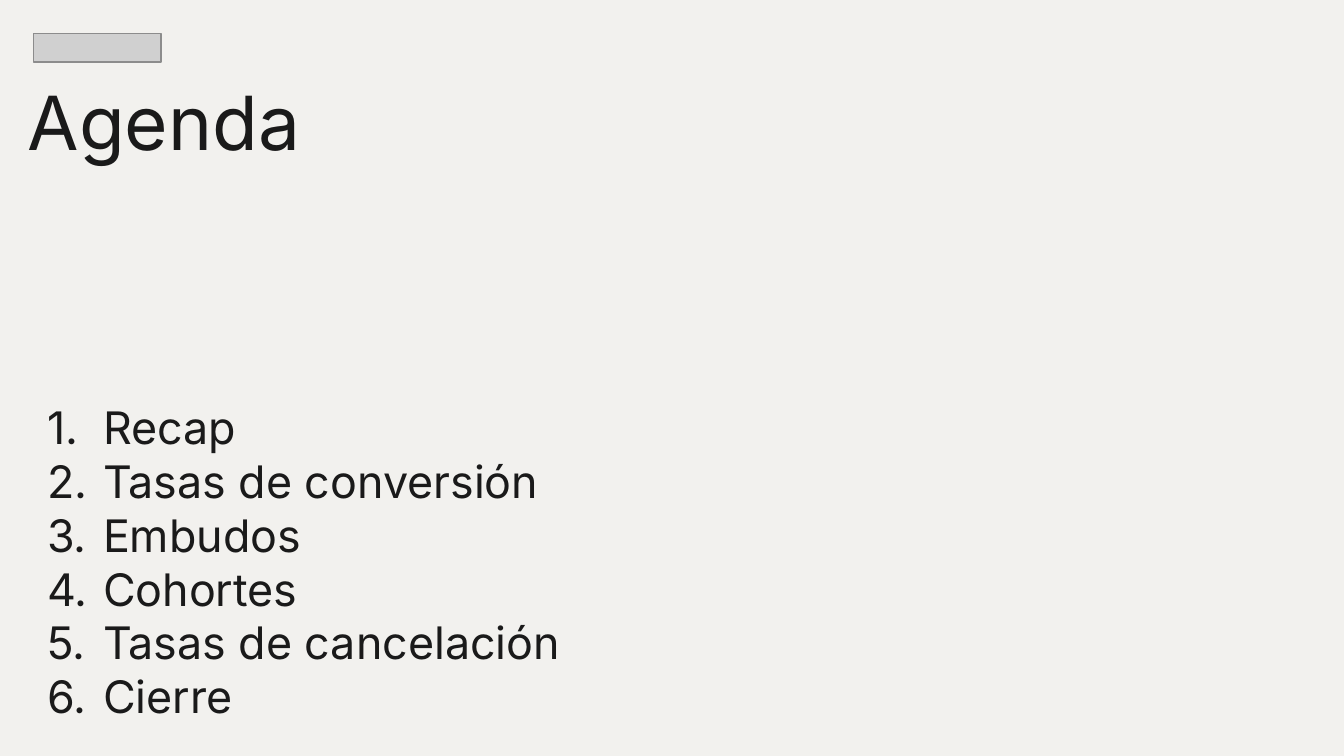
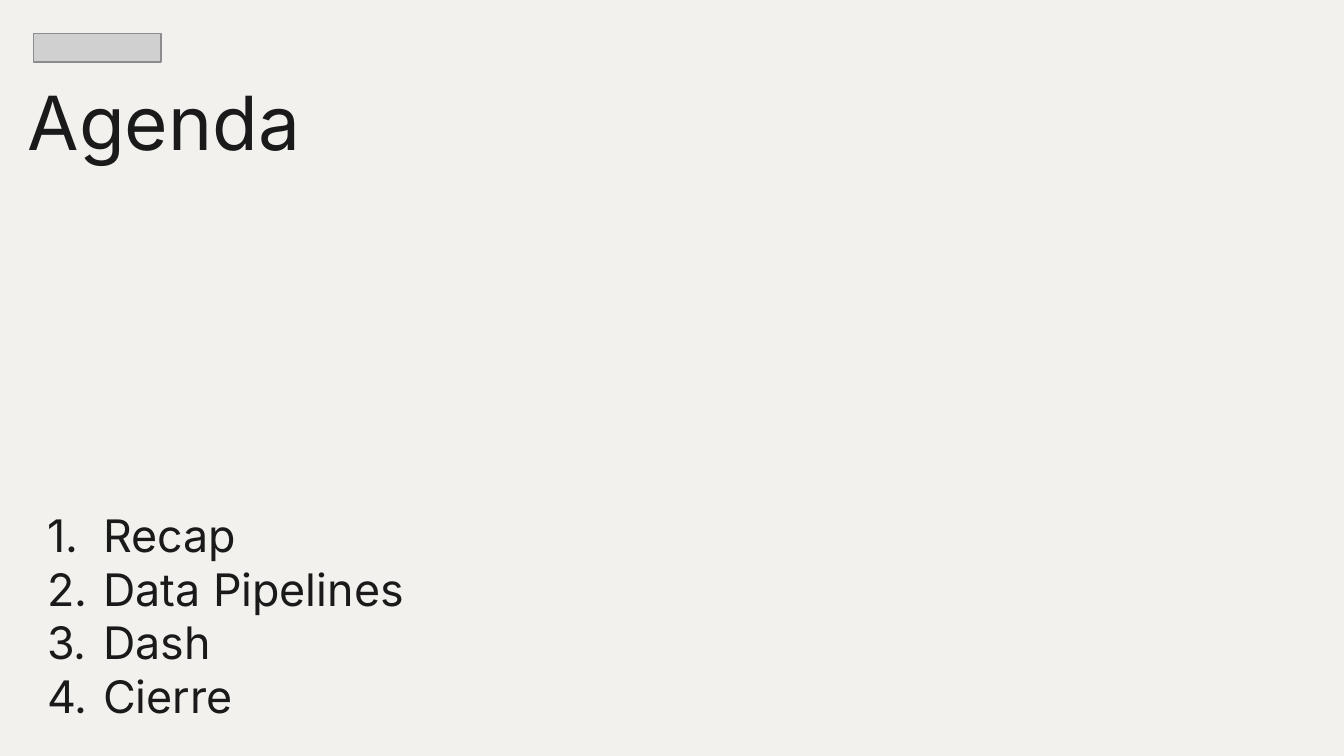
Before and after one commit to ljpiere/data_python_classes, a slide deck: slide 2 of DA/Webinar 25 - Sprint 12 - AutomaM1M2/Webinar_25.pptx. Drawn at 1344x756 pixels with LibreOffice and Linux fonts; fonts in the diff are those of the drawing; grey boxes stand for pictures. Boxes give left, top, right and bottom in pixels: in the first picture for what was removed or moved away, otherwise in the second. Text is boxed around its words. In the diff, an @@ line names an element or a change of style, - is before the commit and + after.

Commit message:
PPT SP 12

```diff
--- a/DA/Webinar 25 - Sprint 12 - AutomaM1M2/Webinar_25.pptx
+++ b/DA/Webinar 25 - Sprint 12 - AutomaM1M2/Webinar_25.pptx
@@ subtitle at (103, 572, 404, 660): text changed @@
-2. Tasas de conversión
-3. Embudos
-4. Cohortes
-5. Tasas de cancelación
+2. Data Pipelines
+3. Dash
```
Also in this commit, not shown: 4 other slides changed, 2 slides added.
